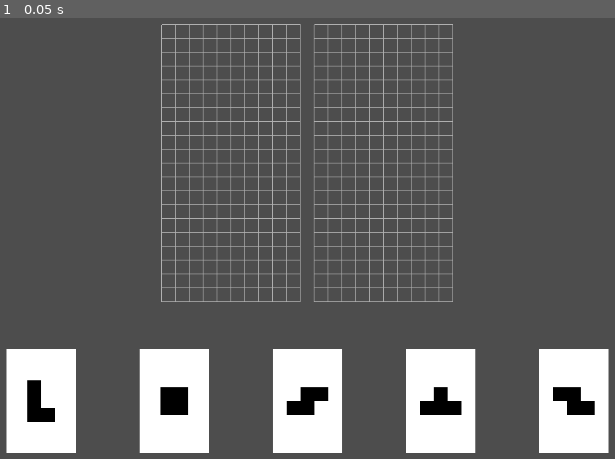
Above: before the commit, frame 1.
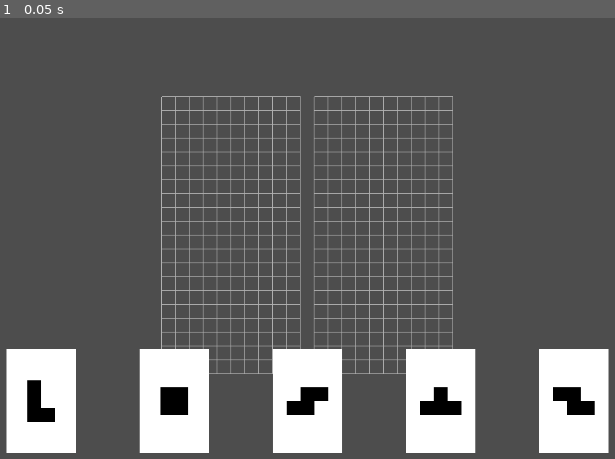
Above: after the commit, the same moment.

Repository: dBinet/SquirrelAttack
Game: Godot game, scene res://scenes/Main.tscn
Two runs of this game, one before a commit and one after it. Both use one fixed random seed, a clock stepped at 60 frames per second and the inputs below.
Inputs:
- Up to frame 1 (0.05 s): no input

The runs differ from the first frame. In frame 1, 5.4% of the frame differs, in the area x 26-74%, y 1-81%.

Commit message:
Center grids vertically

Diff:
--- a/scripts/Main.gd
+++ b/scripts/Main.gd
@@ -48,9 +48,10 @@
         return
     var viewport_size := _previous_viewport_size
     var grid_width := Grid.COLS * Grid.CELL_SIZE
+    var grid_height := Grid.ROWS * Grid.CELL_SIZE
     var pair_width := grid_width * 2 + GRID_MARGIN
     var start_x := (viewport_size.x - pair_width) / 2.0
-    var top_y := GRID_MARGIN
+    var top_y := (viewport_size.y - grid_height) / 2.0
     _grids[0].position = Vector2(start_x, top_y)
     _grids[1].position = Vector2(start_x + grid_width + GRID_MARGIN, top_y)
 
